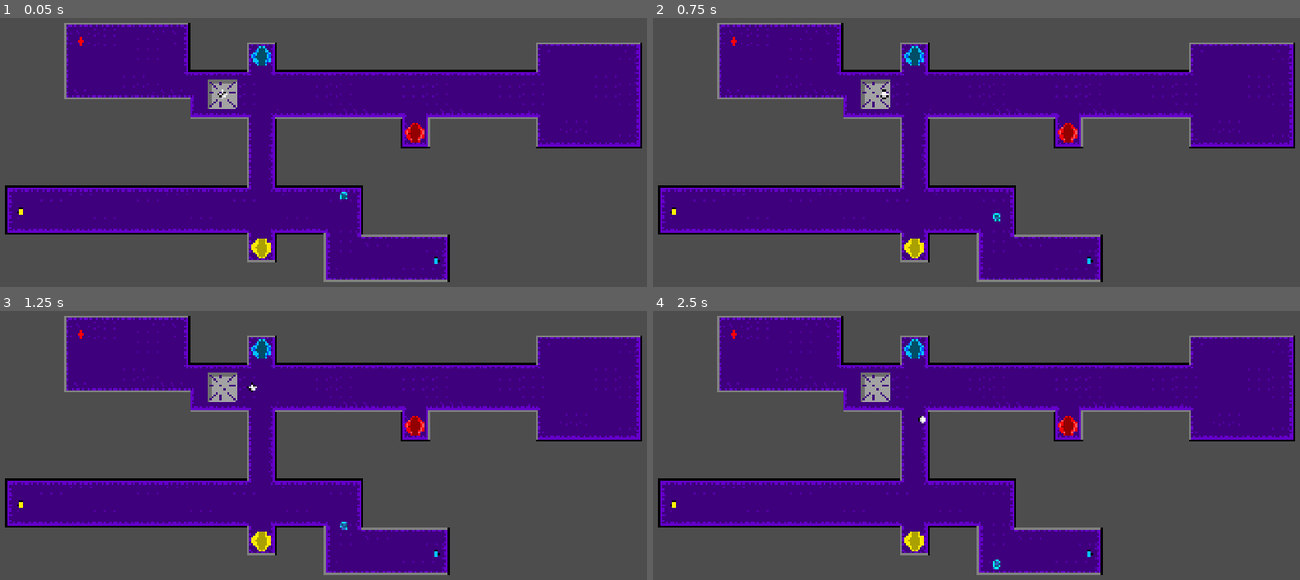
Above: before the commit, frames 1-4 (two rows, left to right).
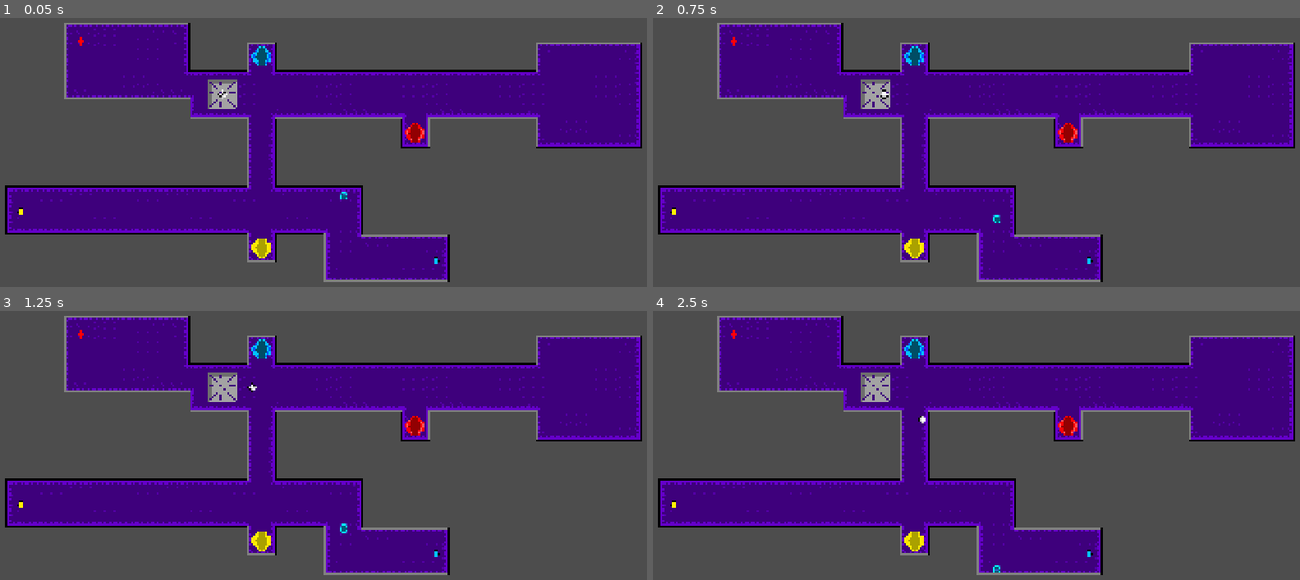
Above: after the commit, the same moments.

Repository: cont4gious135/project-color-kill
Game: Godot game, scene res://Scenes/prototype.tscn
The game is run twice, just before and just after one commit, with the same random seed, the same clock (stepped at 60 frames per second) and the same inputs. The project has no main scene, so this scene is started directly.
Inputs:
- Up to frame 1 (0.05 s): no input
- Up to frame 2 (0.75 s): hold D (move_right) from 0.53 s (still down)
- Up to frame 3 (1.25 s): keep holding D (move_right)
- Up to frame 4 (2.5 s): tap Enter at 1.25 s; release D (move_right) at 1.28 s; hold S (move_down) 1.28-2.03 s; tap Space at 2 s; hold D (move_right) from 2.03 s (still down)

Frame 1 is identical in both runs. In frame 2, less than 0.1% of the frame differs, in the area x 52-54%, y 72-77%; in frame 3, less than 0.1%; in frame 4, less than 0.1%, in the area x 52-54%, y 92-98%.

Commit message:
Kill box and function

Diff:
--- /dev/null
+++ b/Scenes/blue_enemies.gd
@@ -0,0 +1,11 @@
+extends Node
+
+
+# Called when the node enters the scene tree for the first time.
+func _ready() -> void:
+	pass # Replace with function body.
+
+
+# Called every frame. 'delta' is the elapsed time since the previous frame.
+func _process(delta: float) -> void:
+	pass
--- a/Scenes/player.tscn
+++ b/Scenes/player.tscn
@@ -18,12 +18,12 @@
 "speed": 5.0
 }]
 
-[node name="Player" type="CharacterBody2D"]
+[node name="Player" type="CharacterBody2D" unique_id=1096840914]
 script = ExtResource("1_cvnsp")
 
-[node name="AnimatedSprite2D" type="AnimatedSprite2D" parent="."]
+[node name="AnimatedSprite2D" type="AnimatedSprite2D" parent="." unique_id=1458885927]
 sprite_frames = SubResource("SpriteFrames_6t5aa")
 
-[node name="CollisionShape2D" type="CollisionPolygon2D" parent="."]
+[node name="PlayerCollisionShape2D" type="CollisionPolygon2D" parent="." unique_id=1357413773]
 position = Vector2(-0.5, 0.5)
 polygon = PackedVector2Array(0.5, -8.5, 3.5, -3.5, 8.5, -0.5, 3.5, 2.5, 0.5, 7.5, -2.5, 2.5, -7.5, -0.5, -2.5, -3.5)
--- a/Scenes/prototype.tscn
+++ b/Scenes/prototype.tscn
@@ -1,6 +1,7 @@
 [gd_scene format=4 uid="uid://bxmdrr78qyu3n"]
 
 [ext_resource type="Texture2D" uid="uid://ceaf0sdel8tml" path="res://Assets/Art/TileMap/CM344 Group Project Tilemap Rev.png" id="1_uurmw"]
+[ext_resource type="Script" uid="uid://c6ltdkg5xm5my" path="res://Scripts/prototype.gd" id="1_x2k0h"]
 [ext_resource type="Texture2D" uid="uid://br8j5n6f8x1x5" path="res://Assets/Art/TileMap/CM 344 Group Project Extra Sprite.png" id="2_dig14"]
 [ext_resource type="Texture2D" uid="uid://u0kwv35egtrv" path="res://Assets/Art/background_merge.png" id="3_7kyyp"]
 [ext_resource type="Texture2D" uid="uid://bragka4uxdxdk" path="res://Assets/Art/main_corner_merge.png" id="4_k3dp0"]
@@ -12,7 +13,9 @@
 [ext_resource type="PackedScene" uid="uid://cxy4fosc1ap6u" path="res://Scenes/blue_enem.tscn" id="10_7dhkk"]
 [ext_resource type="PackedScene" uid="uid://dy2qxef86bgss" path="res://Scenes/yellow_key.tscn" id="10_x2k0h"]
 [ext_resource type="PackedScene" uid="uid://dm8katkuw58pw" path="res://Scenes/blue_key.tscn" id="11_2mp60"]
+[ext_resource type="Script" uid="uid://cxrs4e42osif2" path="res://Scenes/blue_enemies.gd" id="11_40fcm"]
 [ext_resource type="PackedScene" uid="uid://ds78cm5bd8bdj" path="res://Scenes/exit.tscn" id="12_xnjhx"]
+[ext_resource type="Script" uid="uid://dgmb4w5gxg3vi" path="res://Scripts/keys.gd" id="13_2mp60"]
 [ext_resource type="Script" uid="uid://cx3v5aumyt0ye" path="res://Scripts/path_follow_2d.gd" id="14_bsdhg"]
 
 [sub_resource type="TileSetAtlasSource" id="TileSetAtlasSource_bsdhg"]
@@ -296,12 +299,13 @@
 
 [sub_resource type="Curve2D" id="Curve2D_x2k0h"]
 _data = {
-"points": PackedVector2Array(0, 0, 0, 0, 300, 72.727264, 0, 0, 0, 0, 300, 72.727264, 0, 0, 0, 0, 300, 199.99997, 0, 0, 0, 0, 300, 127.272705, 0, 0, 0, 0, 300, 72.727264)
+"points": PackedVector2Array(0, 0, 0, 0, 300, 72.727264, 0, 0, 0, 0, 300, 72.727264, 0, 0, 0, 0, 300, 209.09091, 0, 0, 0, 0, 300, 127.272705, 0, 0, 0, 0, 300, 72.727264)
 }
 point_count = 5
 
 [node name="Prototype" type="Node2D" unique_id=866939385]
 scale = Vector2(1.76, 1.76)
+script = ExtResource("1_x2k0h")
 
 [node name="Background" type="TileMapLayer" parent="." unique_id=417124004]
 z_index = -1
@@ -342,6 +346,7 @@
 [node name="YellowEnemies" type="Node" parent="." unique_id=184693888]
 
 [node name="BlueEnemies" type="Node" parent="." unique_id=1469767221]
+script = ExtResource("11_40fcm")
 
 [node name="Node2D" type="Path2D" parent="BlueEnemies" unique_id=233581126]
 position = Vector2(496, 576)
@@ -349,7 +354,7 @@
 curve = SubResource("Curve2D_x2k0h")
 
 [node name="PathFollow2D" type="PathFollow2D" parent="BlueEnemies/Node2D" unique_id=41863345]
-position = Vector2(300, 72.63793)
+position = Vector2(300, 72.631546)
 rotation = 1.5707964
 rotates = false
 script = ExtResource("14_bsdhg")
@@ -361,6 +366,7 @@
 [node name="RedEnemies" type="Node" parent="." unique_id=641169913]
 
 [node name="Keys" type="Node" parent="." unique_id=1681019974]
+script = ExtResource("13_2mp60")
 
 [node name="RedKey" parent="Keys" unique_id=1598343755 instance=ExtResource("9_bsdhg")]
 z_index = 2
@@ -376,3 +382,10 @@
 z_index = 2
 position = Vector2(1293.9999, 898)
 scale = Vector2(1.76, 1.76)
+
+[node name="BufferTimer" type="Timer" parent="." unique_id=755500373]
+one_shot = true
+
+[connection signal="body_shape_entered" from="BlueEnemies/Node2D/PathFollow2D/BlueEnem" to="BlueEnemies/Node2D/PathFollow2D/BlueEnem" method="_on_body_shape_entered"]
+[connection signal="death" from="BlueEnemies/Node2D/PathFollow2D/BlueEnem" to="." method="death"]
+[connection signal="timeout" from="BufferTimer" to="." method="_on_buffer_timer_timeout"]
--- a/Scripts/blue_enem.gd
+++ b/Scripts/blue_enem.gd
@@ -1,11 +1,16 @@
 extends Area2D
 
+signal death
 
 # Called when the node enters the scene tree for the first time.
 func _ready() -> void:
 	$AnimatedSprite2D.play()
 
+## Called every frame. 'delta' is the elapsed time since the previous frame.
+#func _process(delta: float) -> void:
+	#pass
 
-# Called every frame. 'delta' is the elapsed time since the previous frame.
-func _process(delta: float) -> void:
-	pass
+
+func _on_body_shape_entered(body_rid: RID, body: Node2D, body_shape_index: int, local_shape_index: int) -> void:
+	if body.name == "Player":
+		death.emit()
--- /dev/null
+++ b/Scripts/keys.gd
@@ -0,0 +1,11 @@
+extends Node
+
+
+# Called when the node enters the scene tree for the first time.
+func _ready() -> void:
+	pass # Replace with function body.
+
+
+# Called every frame. 'delta' is the elapsed time since the previous frame.
+func _process(delta: float) -> void:
+	pass
--- /dev/null
+++ b/Scripts/prototype.gd
@@ -0,0 +1,25 @@
+extends Node2D
+
+
+# Called when the node enters the scene tree for the first time.
+func _ready() -> void:
+	pass # Replace with function body.
+
+
+# Called every frame. 'delta' is the elapsed time since the previous frame.
+func _process(delta: float) -> void:
+	pass
+
+func death():
+	$BufferTimer.start()
+	get_tree().paused = true
+	$Player/PlayerCollisionShape2D.queue_free()
+
+
+
+
+
+
+func _on_buffer_timer_timeout() -> void:
+	get_tree().paused = false
+	get_tree().reload_current_scene()
Not shown, added: Scenes/blue_enemies.gd.uid
Not shown: 1 places in Scenes/player.tscn that only renumber resources
Not shown, added: Scripts/keys.gd.uid
Not shown, added: Scripts/prototype.gd.uid
